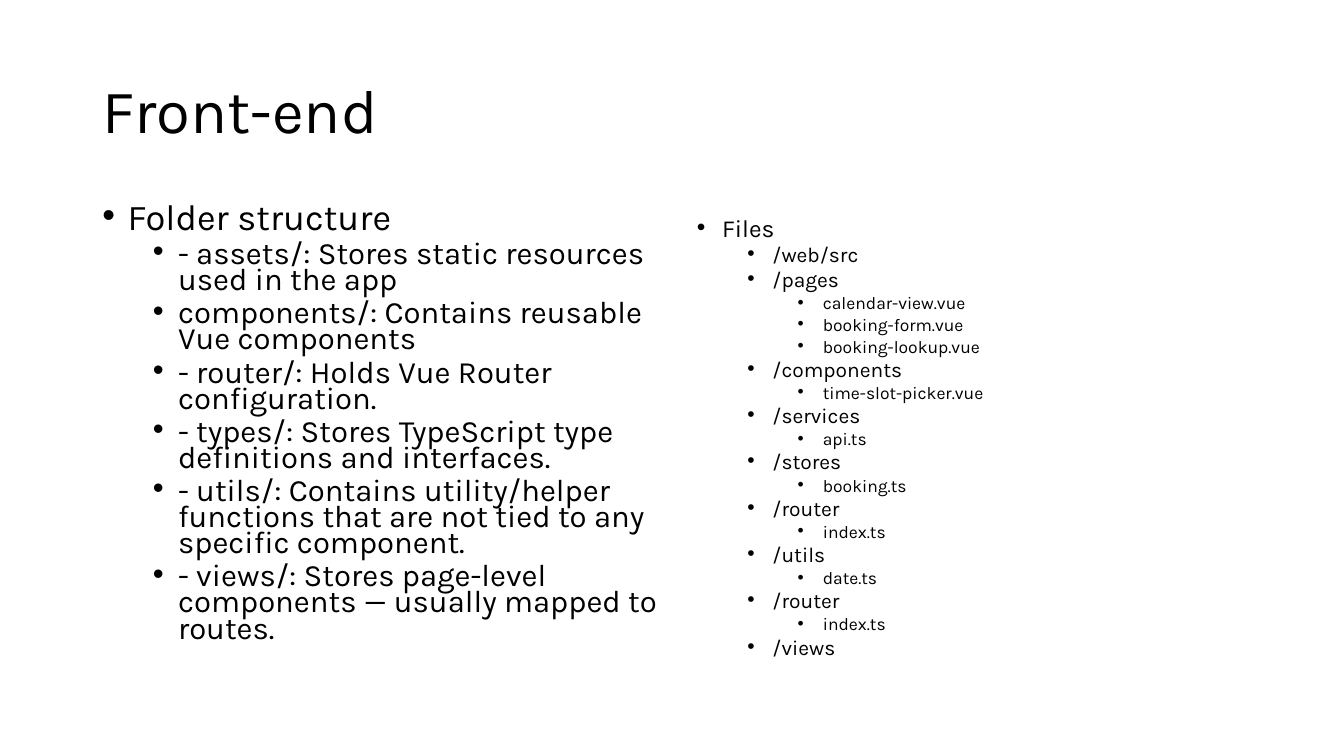
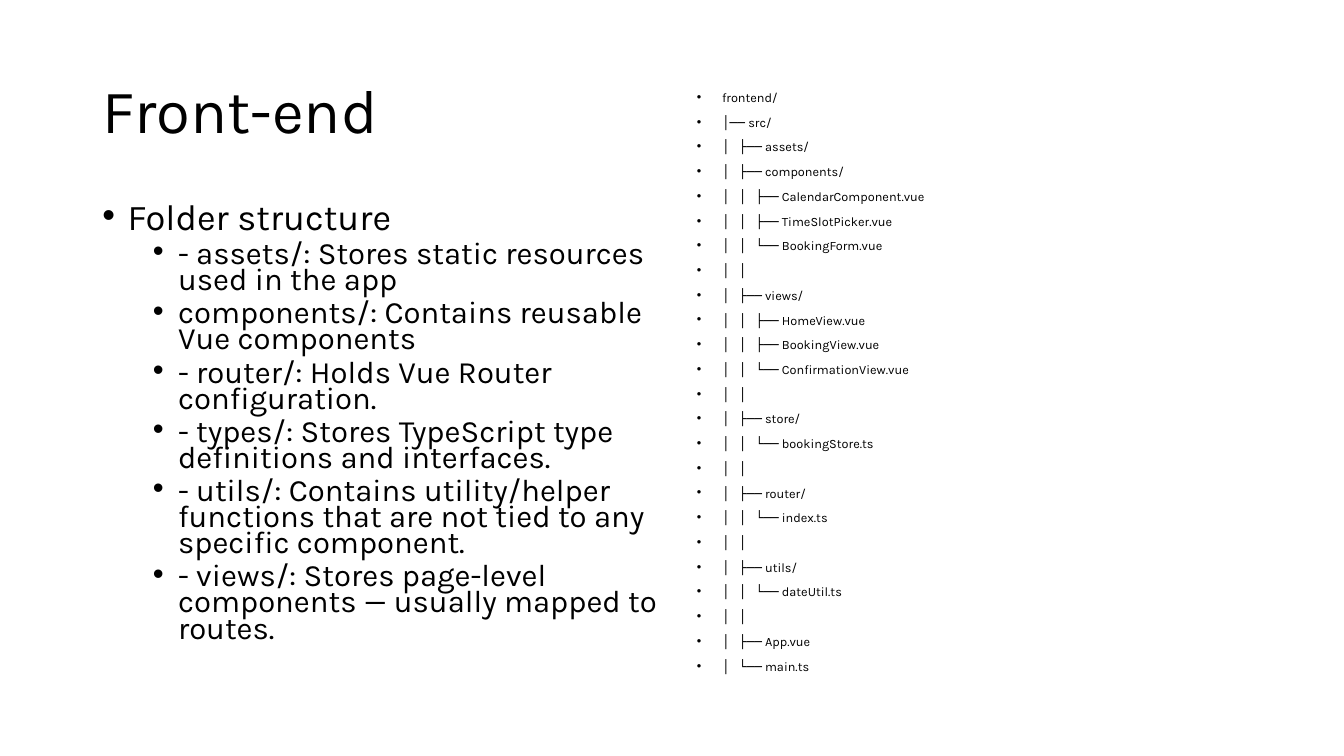
Before and after one commit to daoohoangg/project-practice, a slide deck: slide 5 of golf-24h-project/Golf 24 System Design.pptx. Drawn at 1344x756 pixels with LibreOffice and Linux fonts; fonts in the diff are those of the drawing. Boxes give left, top, right and bottom in pixels: in the first picture for what was removed or moved away, otherwise in the second. Text is boxed around its words. In the diff, an @@ line names an element or a change of style, - is before the commit and + after.

```diff
--- a/golf-24h-project/Golf 24 System Design.pptx
+++ b/golf-24h-project/Golf 24 System Design.pptx
@@ text at [722, 92, 925, 671]: text changed; size 12.5 to 9.1 pt @@
-• Files
-  • /web/src
-  • /pages
-    • calendar-view.vue
-    • booking-form.vue
-    • booking-lookup.vue
-  • /components
-    • time-slot-picker.vue
-  • /services
-    • api.ts
-  • /stores
-    • booking.ts
-  • /router
-    • index.ts
-  • /utils
-    • date.ts
-  • /router
-    • index.ts
-  • /views
+• frontend/
+• │── src/
+• │ ├── assets/
+• │ ├── components/
+• │ │ ├── CalendarComponent.vue
+• │ │ ├── TimeSlotPicker.vue
+• │ │ └── BookingForm.vue
+• │ │
+• │ ├── views/
+• │ │ ├── HomeView.vue
+• │ │ ├── BookingView.vue
+• │ │ └── ConfirmationView.vue
+• │ │
+• │ ├── store/
+• │ │ └── bookingStore.ts
+• │ │
+• │ ├── router/
+• │ │ └── index.ts
+• │ │
+• │ ├── utils/
+• │ │ └── dateUtil.ts
+• │ │
+• │ ├── App.vue
+• │ └── main.ts
```
Also in this commit, not shown: 5 slides added, 13 other files.
